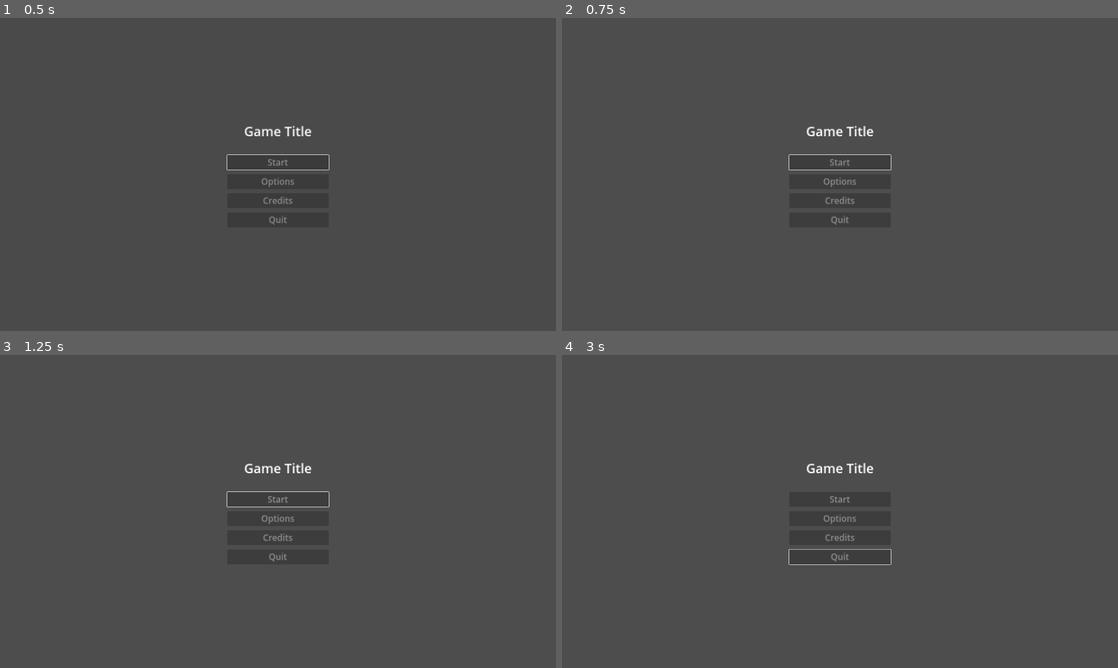
Above: before the commit, frames 1-4 (two rows, left to right).
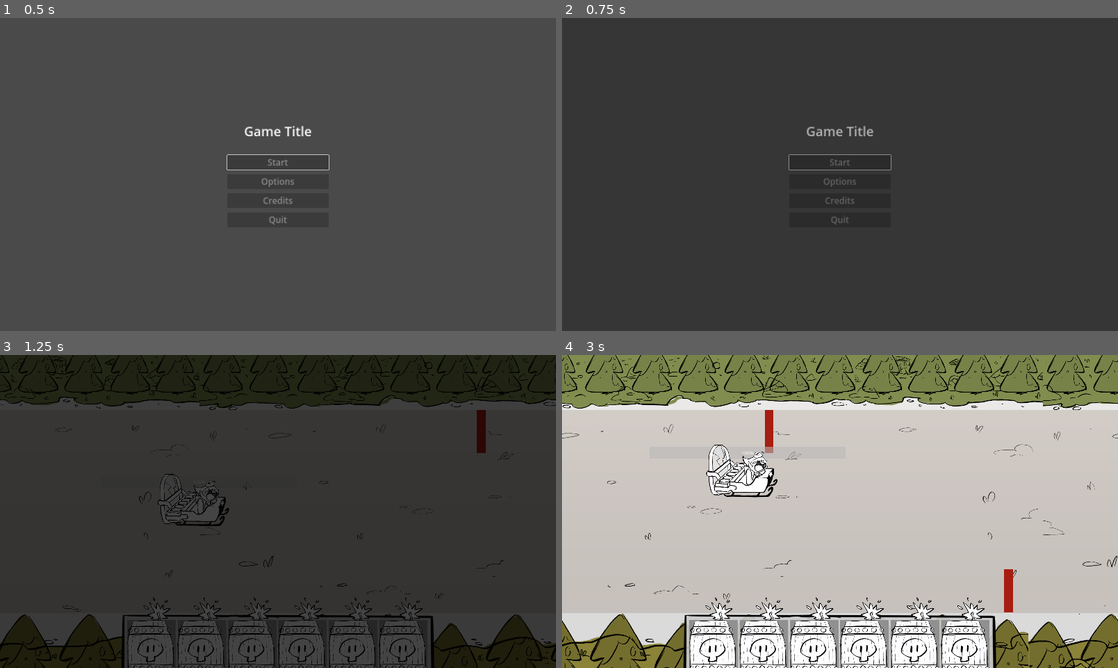
Above: after the commit, the same moments.

Repository: hsandt/ld53
Game: Godot game, scene res://scenes/main_menu_scene.tscn
The game is run twice, just before and just after one commit, with the same random seed, the same clock (stepped at 60 frames per second) and the same inputs.
Inputs (mouse positions are in pixels of both pictures, inside the frame that each line leads up to):
- Up to frame 1 (0.5 s): no input
- Up to frame 2 (0.75 s): tap Enter (ui_accept) at 0.5 s; move the mouse to (962, 158) at 0.52 s; hold Right (ui_right) from 0.53 s (still down); hold M (app_next_resolution) from 0.53 s (still down); click (962, 158) at 0.67 s
- Up to frame 3 (1.25 s): keep holding Right (ui_right); keep holding M (app_next_resolution); tap Enter (ui_accept) at 0.77 s
- Up to frame 4 (3 s): move the mouse to (728, 527) at 1.27 s; release Right (ui_right) at 1.28 s; release M (app_next_resolution) at 1.28 s; hold S (down) 1.28-2.03 s; tap N (app_prev_resolution) at 1.35, 2.85 s; tap Enter (ui_accept) at 1.52 s; move the mouse to (895, 442) at 2.02 s; hold Right (ui_right) 2.03-2.78 s; hold M (app_next_resolution) 2.03-2.78 s; move the mouse to (812, 574) at 2.77 s; hold Up (ui_up) from 2.78 s (still down); click (812, 574) at 2.92 s

Frame 1 is identical in both runs. In frame 2, 0.5% of the frame differs, in the area x 40-60%, y 34-66%; in frame 3, 78%; in frame 4, 99%, in the area x 0-100%, y 0-100%.
Error before the commit: Invalid assignment of property or key 'has_done_main_menu_initial_fading' with value of type 'bool' on a base object of type 'Node (GameManager.gd)'. (res://sc…

Commit message:
[MainMenu] Fix error by removing line using old var

Diff:
--- a/scripts/menu/MainMenuManager.gd
+++ b/scripts/menu/MainMenuManager.gd
@@ -20,12 +20,8 @@
 	main_menu.disable_all_buttons()
 
 	if TransitionScreen.animation_player.current_animation.is_empty():
+		# No transition, we must be entering main menu for the first time
 		await TransitionScreen.fade_in_async(initial_fade_in_speed)
-
-		# Remember we've done it for initial game launch, and won't need it
-		# anymore as further transitions from other scenes will handle fade in
-		# on their own
-		GameManager.has_done_main_menu_initial_fading = true
 	else:
 		# Transition is already playing fade, so we must be coming back from
 		# another scene, and playing fade-in, so just wait for it to finish
